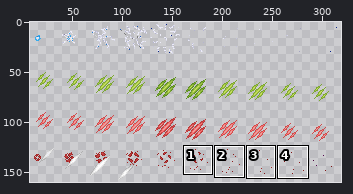
Two versions of one sprite sheet, Resources/AwesomeGuns/Weapons/SPRITES/Hits.gif. Above: a wide view before the commit, with the close-up outlined.
Close-up. The starting point:
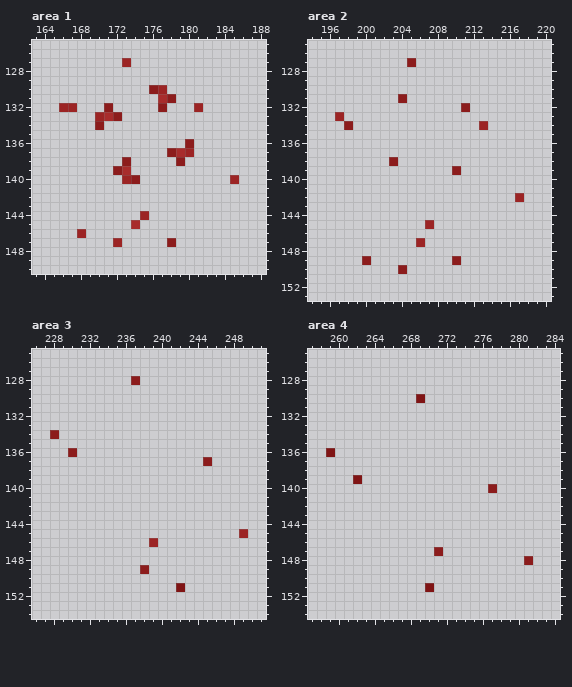
The file is 320x160 pixels. Shown: area 1: x 163..188, y 125..150; area 2: x 194..220, y 125..153; area 3: x 226..251, y 125..154; area 4: x 257..284, y 125..154. The wide view leaves out empty margins. The commit also changed other parts of the picture, which this record leaves out.
New version:
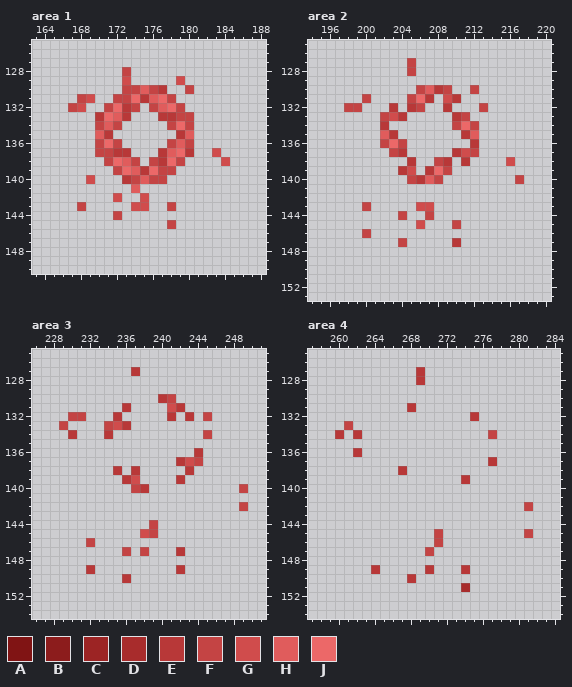
Palette (. is transparent): A #801414  B #8c1c1c  C #9c2424  D #a82c2c  E #b83838  F #c44444  G #d04c4c  H #e05c5c  J #ec6868
Changes in this commit:
--- area 1
@@ x 163..188 @@
 126 ..........................
-127 ..........C...............
-128 ..........................
-129 ..........................
-130 .............BC...........
-131 ..............DB..........
-132 ...CC...B.....B...C.......
-133 .......CDB................
-134 .......B..................
-135 ..........................
-136 .................B........
-137 ...............BDC........
-138 ..........B.....B.........
-139 .........BD...............
-140 ..........CB..........C...
-141 ..........................
-142 ..........................
-143 ..........................
-144 ............C.............
-145 ...........D..............
-146 .....C....................
-147 .........C.....B..........
+127 ..........................
+128 ..........F...............
+129 ..........G.....G.........
+130 ..........FFHFE..F........
+131 .....FG..FFJEHJF..........
+132 ....FG..FJEF.FHJF.........
+133 .......EJHE...EEFF........
+134 .......FHF.....FJF........
+135 .......HE.......EH........
+136 .......FJF.....FHF........
+137 .......FFEE...EHJE..G.....
+138 ........FJHF.FEJF....G....
+139 .........FJHEJFF..........
+140 ......G...EFHFF...........
+141 ...........H..............
+142 .........G..G.............
+143 .....F.....GG..F..........
+144 .........F................
+145 ...............F..........
+146 ..........................
+147 ..........................
 148 ..........................
--- area 2
@@ x 194..220 @@
 126 ...........................
-127 ...........B...............
-128 ...........................
+127 ...........F...............
+128 ...........F...............
 129 ...........................
-130 ...........................
-131 ..........B................
-132 .................B.........
-133 ...C.......................
-134 ....B..............C.......
-135 ...........................
-136 ...........................
-137 ...........................
-138 .........B.................
-139 ................B..........
-140 ...........................
+130 ............FHEF..F........
+131 ......F....FJE.GE..........
+132 ....FF...E.EF..E...F.......
+133 ........FGE.....EF.........
+134 ........E.......FJF........
+135 ........HE.......EH........
+136 ........FJF.......E........
+137 .........FE.....EGF........
+138 ...........E..FE.E....G....
+139 ..........EG.EJF...........
+140 ...........FEHF........F...
 141 ...........................
-142 .......................C...
-143 ...........................
-144 ...........................
-145 .............C.............
-146 ...........................
-147 ............C..............
+142 ...........................
+143 ......F.....GG.............
+144 ..........F..F.............
+145 ............G...F..........
+146 ......F....................
+147 ..........F.....E..........
 148 ...........................
-149 ......B.........B..........
-150 ..........B................
+149 ...........................
+150 ...........................
 151 ...........................
--- area 3
@@ x 226..251 @@
 126 ..........................
-127 ..........................
-128 ...........B..............
+127 ...........E..............
+128 ..........................
 129 ..........................
-130 ..........................
-131 ..........................
-132 ..........................
-133 ..........................
-134 ..B.......................
+130 ..............EF..........
+131 ..........E....GE.........
+132 ....FF...E.....E.E.F......
+133 ...F....FGE...............
+134 ....E...E..........F......
 135 ..........................
-136 ....B.....................
-137 ...................B......
-138 ..........................
-139 ..........................
-140 ..........................
+136 ..................E.......
+137 ................EGF.......
+138 .........E.E.....E........
+139 ..........EG....E.........
+140 ...........FE..........F..
 141 ..........................
-142 ..........................
+142 .......................F..
 143 ..........................
-144 ..........................
-145 .......................C..
-146 .............C............
-147 ..........................
+144 .............F............
+145 ............GF............
+146 ......F...................
+147 ..........F.F...E.........
 148 ..........................
-149 ............B.............
-150 ..........................
-151 ................A.........
+149 ......E.........E.........
+150 ..........E...............
+151 ..........................
 152 ..........................
--- area 4
@@ x 257..284 @@
 126 ............................
-127 ............................
-128 ............................
+127 ............E...............
+128 ............E...............
 129 ............................
-130 ............A...............
-131 ............................
-132 ............................
-133 ............................
-134 ............................
+130 ............................
+131 ...........E................
+132 ..................E.........
+133 ....F.......................
+134 ...E.E..............F.......
 135 ............................
-136 ..A.........................
-137 ............................
-138 ............................
-139 .....A......................
-140 ....................B.......
+136 .....E......................
+137 ....................E.......
+138 ..........E.................
+139 .................E..........
+140 ............................
 141 ............................
-142 ............................
+142 ........................F...
 143 ............................
 144 ............................
-145 ............................
-146 ............................
-147 ..............B.............
-148 ........................B...
-149 ............................
-150 ............................
-151 .............A..............
+145 ..............F.........F...
+146 ..............F.............
+147 .............F..............
+148 ............................
+149 .......E.....E...E..........
+150 ...........E................
+151 .................D..........
 152 ............................
